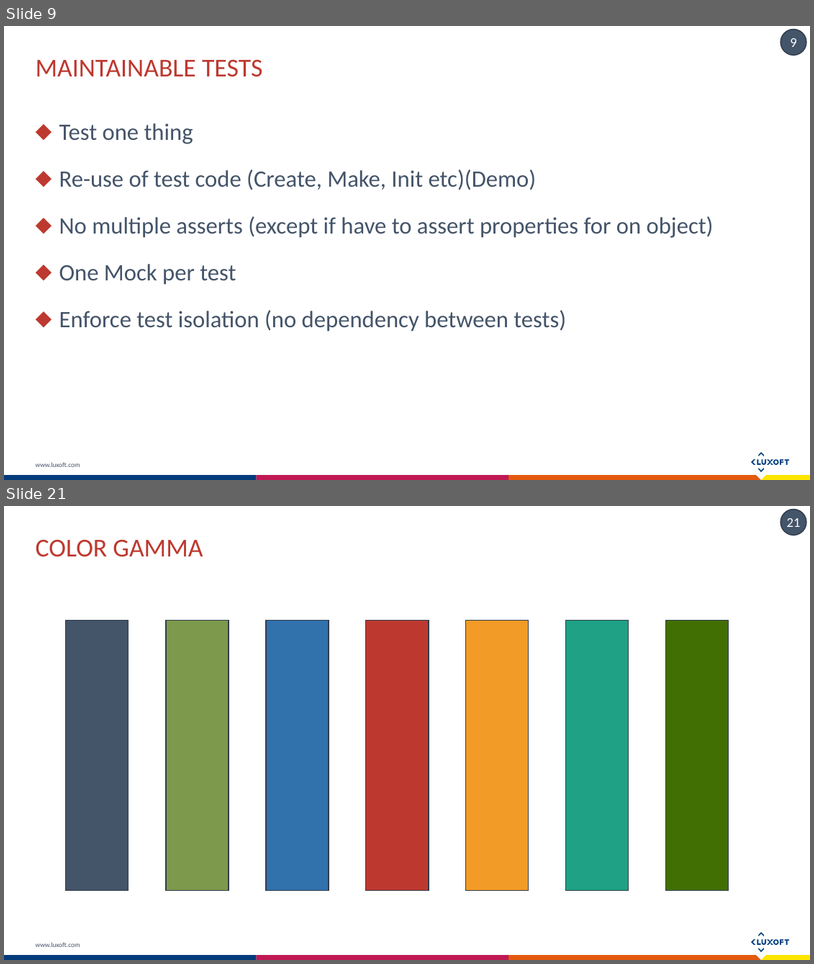
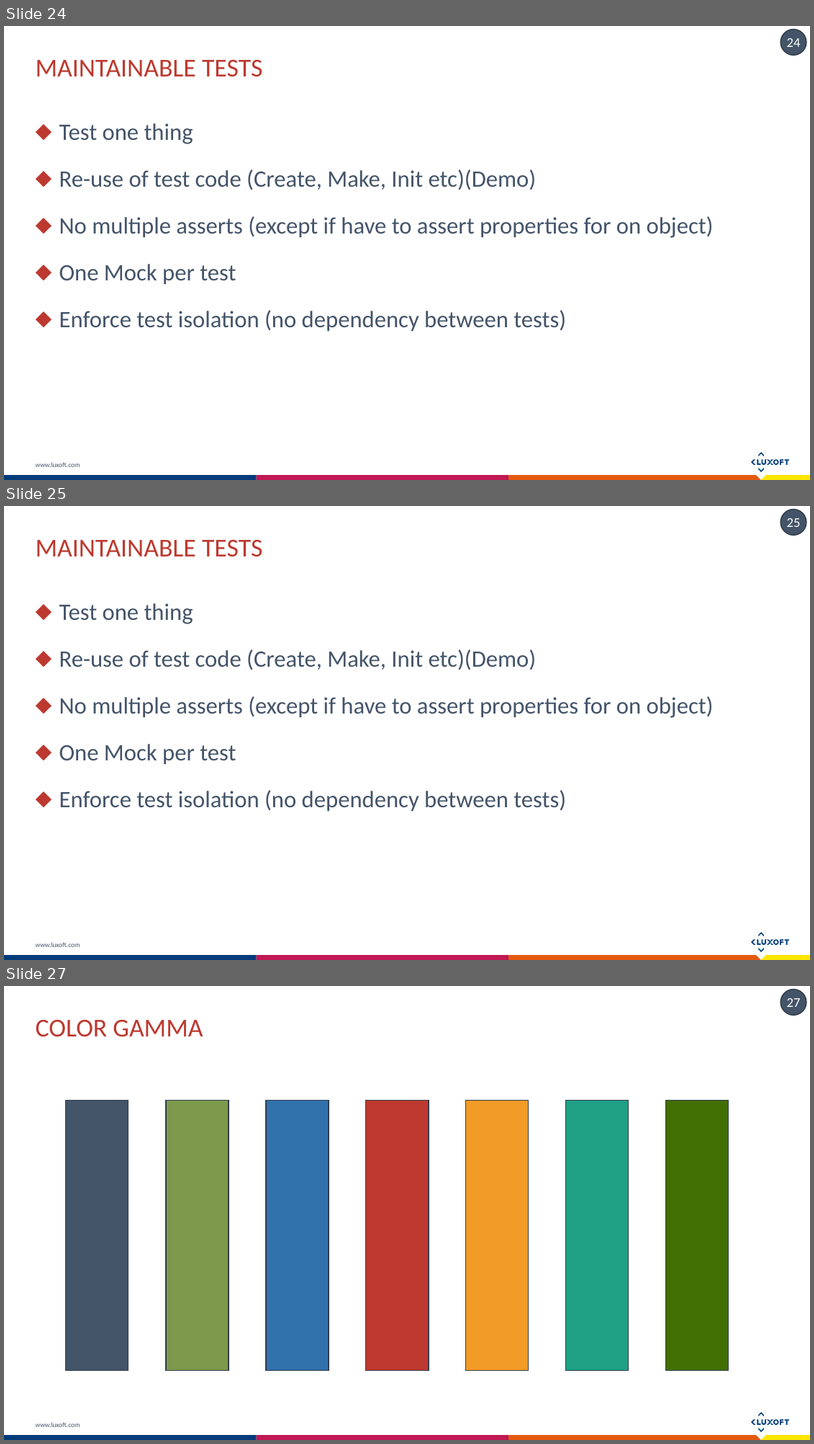
Before and after one commit to exiton3/Unit-tests-Best-Practices-Samples, a slide deck: Docs/Unit testing Bests practices.pptx. Shown one above the other, each under a label of ours: slides 9 and 21 before the commit, slides 24, 25 and 27 after it; the slides between them are not shown. The pictures are 814x964 and 814x1444 pixels, drawn with LibreOffice and Linux fonts; fonts in the diff are those of the drawing. Boxes give left, top, right and bottom in pixels: in the first picture for what was removed or moved away, otherwise in the second. Text is boxed around its words. In the diff, an @@ line names an element or a change of style, - is before the commit and + after.

Commit message:
Updated Trustworthy tests

```diff
--- a/Docs/Unit testing Bests practices.pptx
+++ b/Docs/Unit testing Bests practices.pptx
@@ slide 25 added at <box>4,506,810,960</box>, background #FFFFFF; not listed: 18 template elements that a slide beside it also shows @@
@@ title added at <box>36,540,262,557</box>, 23 pt, text #BD392F @@
+MAINTAINABLE TESTS
@@ text added at <box>59,603,714,811</box>, 21 pt, text #445469 @@
+⬥ Test one thing
+⬥ Re-use of test code (Create, Make, Init etc)(Demo)
+⬥ No multiple asserts (except if have to assert properties for on object)
+⬥ One Mock per test
+⬥ Enforce test isolation (no dependency between tests)
@@ what was slide 9 is now slide 24 @@
@@ page number at <box>787,38,801,47</box>: text changed @@
-9
+24
@@ what was slide 21 is now slide 27 @@
@@ page number at <box>787,998,801,1007</box>: text changed @@
-21
+27
```
Also in this commit, not shown: 1 slide changed, 5 other slides added, 6 other files.
